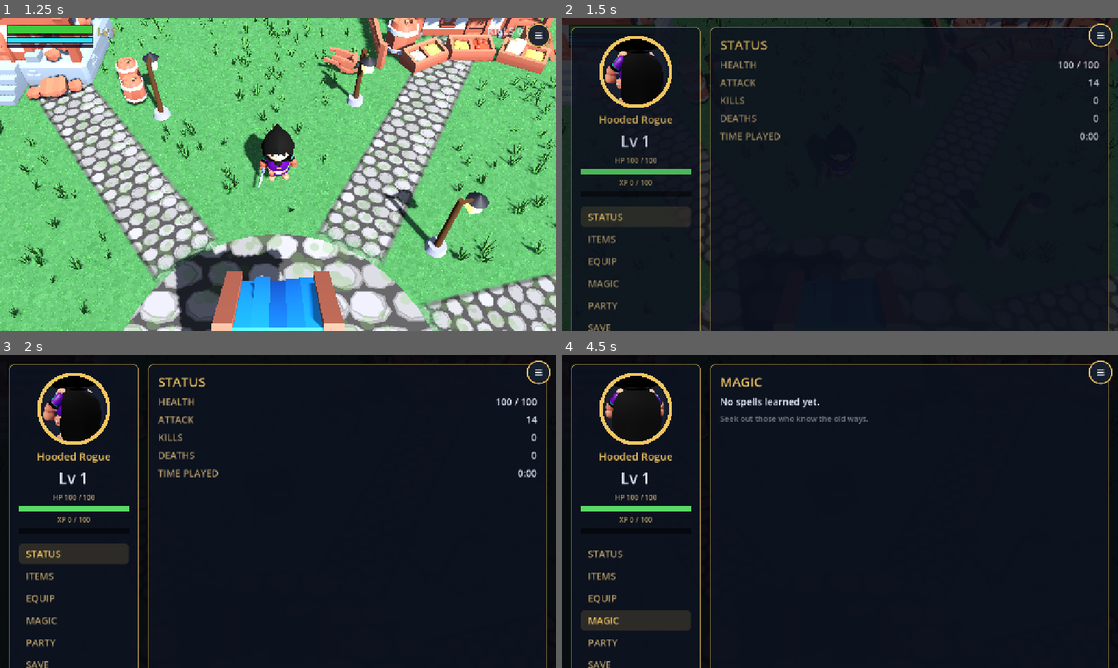
Above: before the commit, frames 1-4 (two rows, left to right).
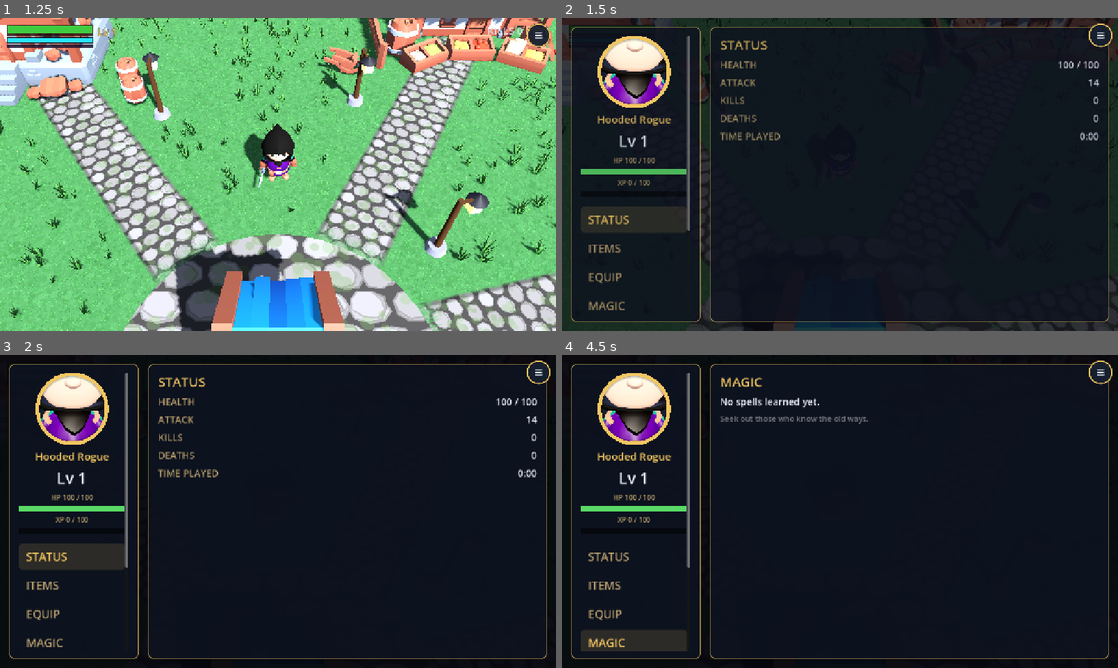
Above: after the commit, the same moments.

Repository: OuterHeavenX/godot-2.5D-rpg
Game: Godot game, scene res://src/world/main.tscn
Same seed, same stepped clock (60 frames per second), same inputs: the game is played once before the commit and once after it.
Inputs (mouse positions are in pixels of both pictures, inside the frame that each line leads up to):
- Up to frame 1 (1.25 s): click "PLAY" at 0.5 s
- Up to frame 2 (1.5 s): drag from (1101, 36) to (895, 105) at 1.27 s
- Up to frame 3 (2 s): no input
- Up to frame 4 (4.5 s): click "STATUS" at 2 s; click "ITEMS" at 2.75 s; click "EQUIP" at 3.5 s; click "MAGIC" at 4.25 s

Frame 1 is identical in both runs. In frame 2, 4.9% of the frame differs, in the area x 1-99%, y 5-100%; in frame 3, 4.1%; in frame 4, 5.9%.

Commit message:
Menu fixes: static face-view portrait, scrollable sidebar, CLOSE button, bigger tabs

Diff:
--- a/src/ui/char_menu.gd
+++ b/src/ui/char_menu.gd
@@ -114,14 +114,19 @@
 	hbox.mouse_filter = Control.MOUSE_FILTER_IGNORE
 	margin.add_child(hbox)
 
-	# ---- left column: portrait, name, bars, tabs
+	# ---- left column: portrait, name, bars, tabs (scrolls on small screens)
 	var sidebar := PanelContainer.new()
 	sidebar.custom_minimum_size = Vector2(300, 0)
 	sidebar.add_theme_stylebox_override("panel", _panel_style())
 	hbox.add_child(sidebar)
+	var scroll := ScrollContainer.new()
+	scroll.horizontal_scroll_mode = ScrollContainer.SCROLL_MODE_DISABLED
+	scroll.size_flags_vertical = Control.SIZE_EXPAND_FILL
+	sidebar.add_child(scroll)
 	var side_v := VBoxContainer.new()
+	side_v.size_flags_horizontal = Control.SIZE_EXPAND_FILL
 	side_v.add_theme_constant_override("separation", 8)
-	sidebar.add_child(side_v)
+	scroll.add_child(side_v)
 
 	side_v.add_child(PORTRAIT.new())
 	var name_lbl := _label("Hooded Rogue", 24, GOLD)
@@ -137,13 +142,20 @@
 	side_v.add_child(_spacer(8))
 
 	var tab_list := VBoxContainer.new()
-	tab_list.add_theme_constant_override("separation", 4)
+	tab_list.add_theme_constant_override("separation", 6)
+	tab_list.size_flags_horizontal = Control.SIZE_EXPAND_FILL
 	side_v.add_child(tab_list)
 	for i in TABS.size():
 		var b := _make_tab(TABS[i])
 		b.pressed.connect(_select_tab.bind(i))
 		tab_list.add_child(b)
 		_tab_btns.append(b)
+	# Obvious way out, reachable by thumb on touch.
+	var close_btn := _make_tab("CLOSE")
+	close_btn.add_theme_color_override("font_color", Color(1.0, 0.55, 0.5))
+	close_btn.add_theme_color_override("font_hover_color", Color(1.0, 0.7, 0.65))
+	close_btn.pressed.connect(toggle)
+	tab_list.add_child(close_btn)
 
 	# ---- right: content pages
 	var content := PanelContainer.new()
@@ -201,7 +213,7 @@
 	var b := Button.new()
 	b.text = text
 	b.alignment = HORIZONTAL_ALIGNMENT_LEFT
-	b.add_theme_font_size_override("font_size", 22)
+	b.add_theme_font_size_override("font_size", 26)
 	b.add_theme_constant_override("h_separation", 0)
 	_style_tab(b, false)
 	return b
@@ -214,8 +226,8 @@
 			else Color(0, 0, 0, 0)
 		sb.set_corner_radius_all(8)
 		sb.content_margin_left = 16
-		sb.content_margin_top = 8
-		sb.content_margin_bottom = 8
+		sb.content_margin_top = 12
+		sb.content_margin_bottom = 12
 		b.add_theme_stylebox_override(state, sb)
 	b.add_theme_color_override("font_color", GOLD if selected else GOLD_DIM)
 	b.add_theme_color_override("font_hover_color", GOLD)
--- a/src/ui/portrait.gd
+++ b/src/ui/portrait.gd
@@ -12,7 +12,6 @@
 const HIDDEN_PROPS := ["Knife_Offhand", "1H_Crossbow", "2H_Crossbow", "Throwable"]
 
 var _rig: Node3D
-var _sway_t := 0.0
 
 func _ready() -> void:
 	custom_minimum_size = Vector2(168, 168)
@@ -38,12 +37,6 @@
 	add_child(tex)
 	mouse_filter = Control.MOUSE_FILTER_IGNORE
 
-func _process(delta: float) -> void:
-	if _rig != null:
-		# Face the camera, swaying gently — never shows the full back.
-		_sway_t += delta
-		_rig.rotation.y = PI + sin(_sway_t * 0.7) * 0.45
-
 func _build_3d(viewport: SubViewport) -> void:
 	# Soft studio backdrop.
 	var world_env := WorldEnvironment.new()
@@ -57,27 +50,33 @@
 	world_env.environment = e
 	viewport.add_child(world_env)
 
-	var sun := DirectionalLight3D.new()
-	sun.rotation_degrees = Vector3(-38, -32, 0)
-	sun.light_energy = 1.25
-	sun.shadow_enabled = false
-	viewport.add_child(sun)
+	# Frontal key light: lifts the face out of the hood's shadow.
+	var key := DirectionalLight3D.new()
+	key.rotation_degrees = Vector3(-18, 0, 0)
+	key.light_color = Color(1.0, 0.96, 0.9)
+	key.light_energy = 1.5
+	key.shadow_enabled = false
+	viewport.add_child(key)
 
-	var fill := DirectionalLight3D.new()
-	fill.rotation_degrees = Vector3(-20, 140, 0)
-	fill.light_color = Color(0.6, 0.7, 1.0)
-	fill.light_energy = 0.45
-	fill.shadow_enabled = false
-	viewport.add_child(fill)
+	# Cool rim from behind for definition.
+	var rim := DirectionalLight3D.new()
+	rim.rotation_degrees = Vector3(-25, 155, 0)
+	rim.light_color = Color(0.6, 0.7, 1.0)
+	rim.light_energy = 0.7
+	rim.shadow_enabled = false
+	viewport.add_child(rim)
 
+	# Headshot framing: head and shoulders.
 	var cam := Camera3D.new()
-	cam.position = Vector3(0, 1.08, 2.35)
-	cam.fov = 38.0
+	cam.position = Vector3(0, 1.35, 1.45)
+	cam.fov = 40.0
 	cam.current = true
 	viewport.add_child(cam)
-	cam.look_at(Vector3(0, 0.74, 0))
+	cam.look_at(Vector3(0, 1.18, 0))
 
 	_rig = ROGUE_SCENE.instantiate() as Node3D
+	# rotation.y = 0 faces the camera (rig forward is +Z). Static: no sway.
+	_rig.rotation.y = 0.0
 	viewport.add_child(_rig)
 	# Keep only the dagger, like the in-game player.
 	for prop_name in HIDDEN_PROPS:
Not shown, changed: docs/index.html
Not shown, changed: docs/index.pck
